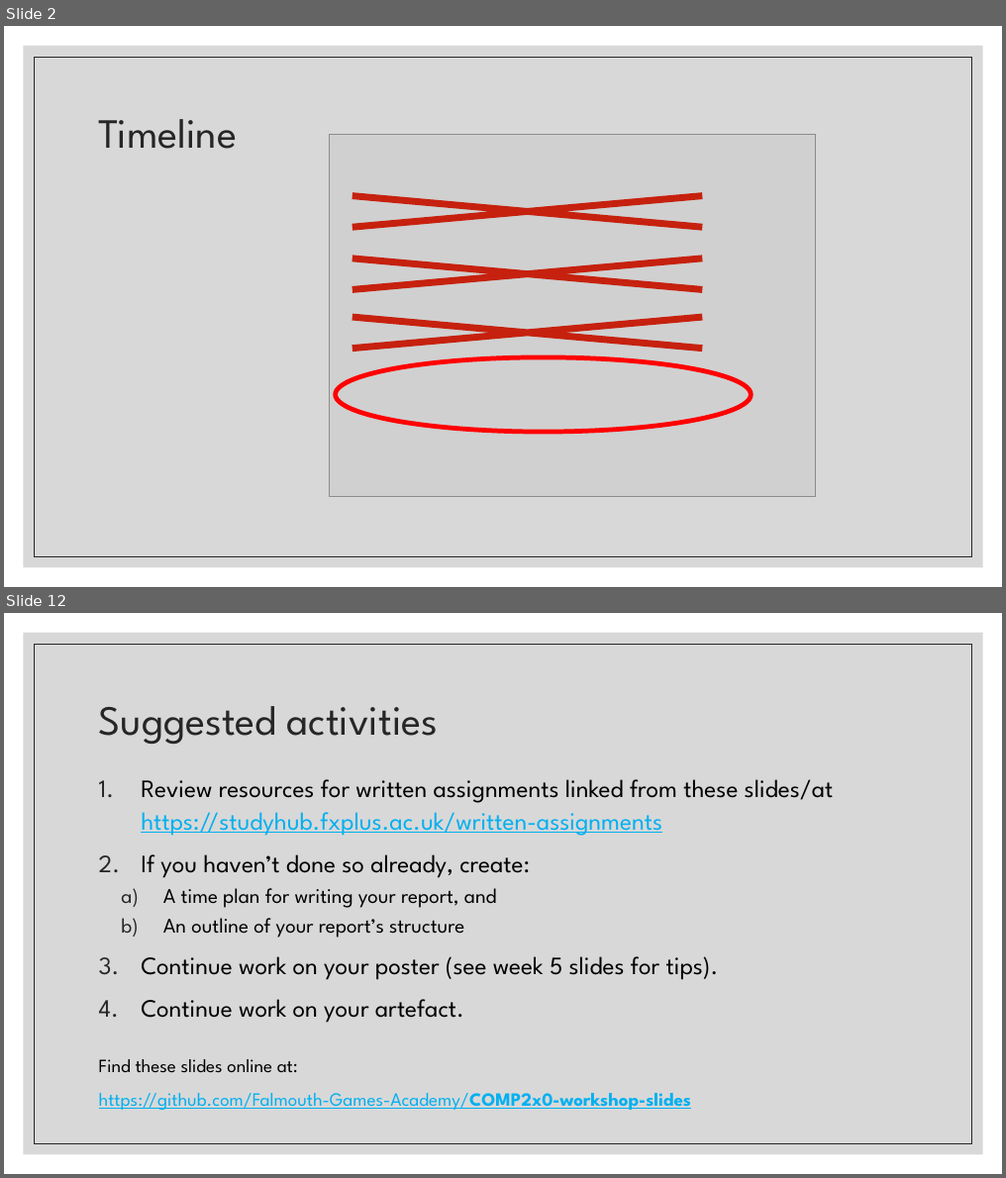
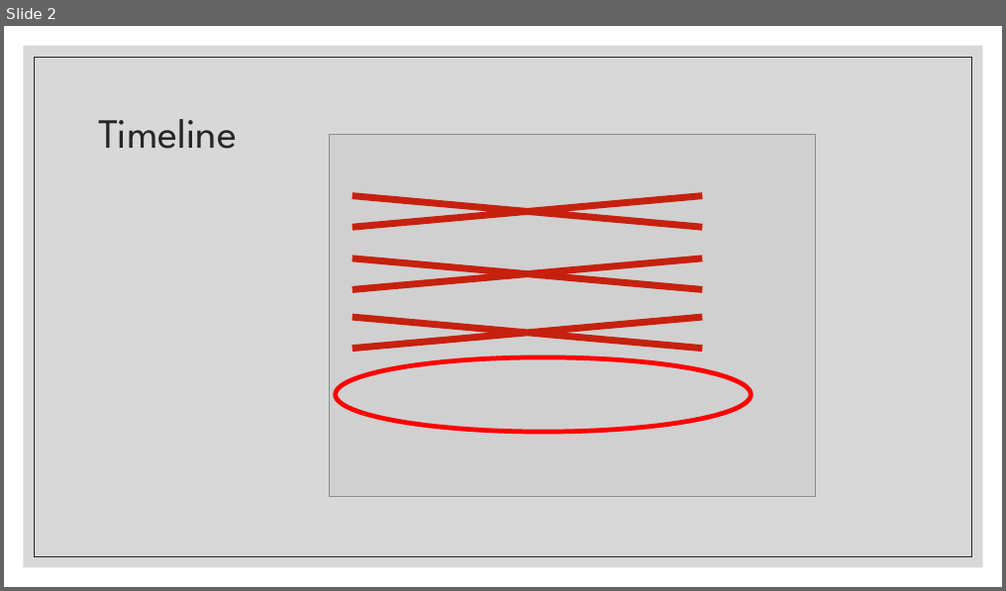
Before and after one commit to Falmouth-Games-Academy/COMP2x0-workshop-slides, a slide deck: COMP2x0-portfolio-workshop-07.pptx. Shown one above the other, each under a label of ours: slides 2 and 12 before the commit, slide 2 after it; the slides between them are not shown. The pictures are 1006x1178 and 1006x591 pixels, drawn with LibreOffice and Linux fonts; fonts in the diff are those of the drawing; grey boxes stand for pictures. Boxes give left, top, right and bottom in pixels: in the first picture for what was removed or moved away, otherwise in the second. Text is boxed around its words. In the diff, an @@ line names an element or a change of style, - is before the commit and + after.

Commit message:
Week 7 slides

```diff
--- a/COMP2x0-portfolio-workshop-07.pptx
+++ b/COMP2x0-portfolio-workshop-07.pptx
@@ slide 12 removed at (4,613,1002,1174), background #FFFFFF; not listed: 2 template elements that a slide beside it also shows @@
@@ title removed at (99,706,438,744) @@
-Suggested activities
@@ text removed at (99,779,834,1110) @@
-1. Review resources for written assignments linked from these slides/at https://studyhub.fxplus.ac.uk/written-assignments
-2. If you haven’t done so already, create:
-  a) A time plan for writing your report, and
-  b) An outline of your report’s structure
-3. Continue work on your poster (see week 5 slides for tips).
-4. Continue work on your artefact.
-Find these slides online at:
-https://github.com/Falmouth-Games-Academy/COMP2x0-workshop-slides
```
Also in this commit, not shown: 1 slide changed, 9 slides added, 8 other slides removed, 1 other file.
